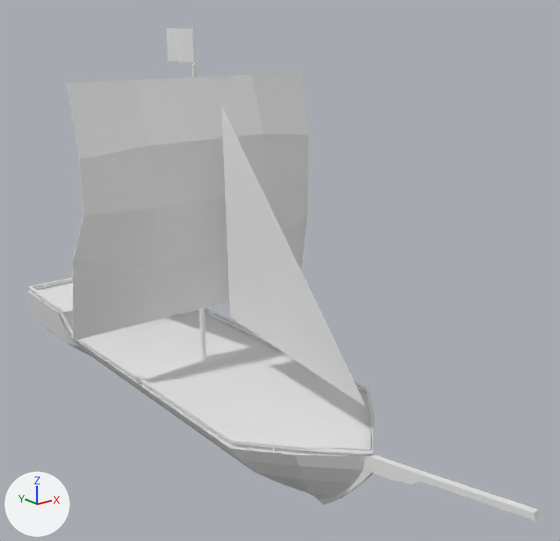
Renders of the OBJ model src/client/assets/models/ships/destroyer.obj from each side of a commit.
Camera for both pictures: a 50 mm lens placed at (-7.97, -12.49, 7.95), pointed at (0.43, -2.0, 3.75). Arrows for +X, +Y and +Z are at lower left; the lights stay in place. Where no turn or scale is listed for an object, it has been applied to the vertices. Vertices at the same position are counted once.

In view in the first picture: 'Body', 'Mast', 'Sail'.
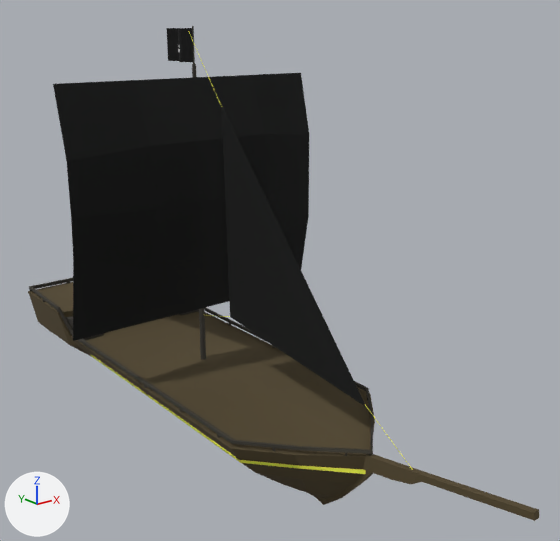
Commit message: fixes to destroyer model

Pixel boxes (x1, y1, x2, y2) of what changed, in the pictures (560 x 541 px):
'Sail', reshaped (21% wider, 17% taller): before (67, 28, 365, 406); after (53, 28, 413, 470)
'Mast', recoloured (grey to black): (192, 26, 206, 360) in both
part 1 of me_body, added (yellow): after (91, 355, 366, 474)
part 2 of me_body, added: after (66, 316, 104, 341)
part 3 of me_body, recoloured (white to brown): (28, 278, 539, 521) in both
part 4 of me_sail, built on: before (67, 73, 308, 341); after (53, 31, 413, 470)
part 5 of me_sail, recoloured (grey to black): (167, 28, 365, 406) in both

What the commit changed:
Picture 'tex.png' (img_tex_png) is new.
Material 'Mat' (mat_mat) is new.
Its texture is img_tex_png.
Its roughness is 1.0.
me_body is used by ob_body; location (0.0, 0.0, 0.0).
me_body had 1162 vertices, 1027 faces and spanned x -1.76..1.76, y -7.84..4.92, z 0.0..2.54.
me_body now has 1224 vertices, 1068 faces and spans x -1.76..1.76, y -7.84..4.92, z 0.0..2.54.
me_body part 1: a new loose piece of 26 vertices spanning x -1.47..1.49, y -4.85..2.23, z 1.1..1.18, in mat_mat (picture img_tex_png).
me_body part 2: a new loose piece of 24 vertices spanning x -1.67..-1.0, y 2.47..3.09, z 1.39..1.85, in mat_mat (picture img_tex_png).
me_body part 3: 1025 faces spanning x -1.76..1.76, y -7.84..4.92, z 0.0..2.54 switch from mat_null (white #e7e7e7) to mat_mat (picture img_tex_png).
me_mast has 64 vertices, 46 faces and spans x -0.6..0.07, y -0.07..3.26, z 1.31..7.98.
me_mast no longer uses material mat_none (white #e7e7e7).
me_mast now uses material mat_mat (picture img_tex_png).
me_sail is used by ob_sail; location (0.0, 0.0, 0.0).
me_sail had 156 vertices, 148 faces and spanned x -2.76..2.51, y -4.68..3.23, z 2.25..7.94.
me_sail now has 180 vertices, 164 faces and spans x -2.76..2.51, y -5.8..3.23, z 1.56..7.94.
Part 4, on me_sail:
25 vertices in x -2.76..2.51, y -0.58..-0.29, z 3.78..5.99 move by (0.0, -0.03, 0.0).
4 vertices in x -2.51, y -0.33..-0.32, z 4.9..5.86 move by (-0.24, -0.03, 0.0).
3 vertices move from x -2.76..-2.51, y -0.3..-0.07, z 4.16..7.08 to x -2.76..-2.75, y -0.34..-0.07, z 4.16..7.08.
24 vertices are added at x -0.1..0.0, y -5.8..-0.02, z 1.56..7.89.
16 new faces join them.
me_sail part 5: 148 faces spanning x -2.76..2.51, y -4.68..3.23, z 2.25..7.94 switch from mat_none (white #e7e7e7) to mat_mat (picture img_tex_png).
